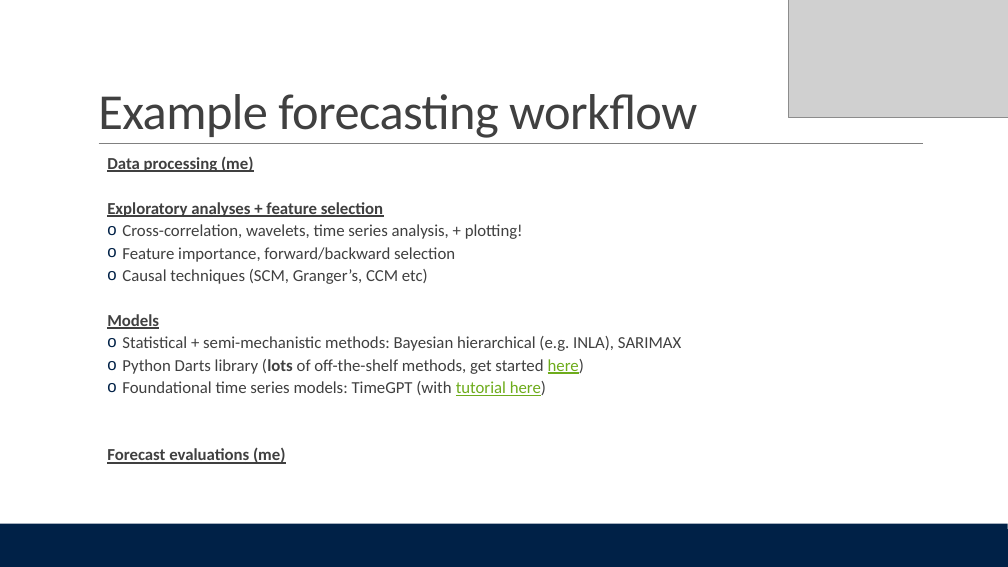
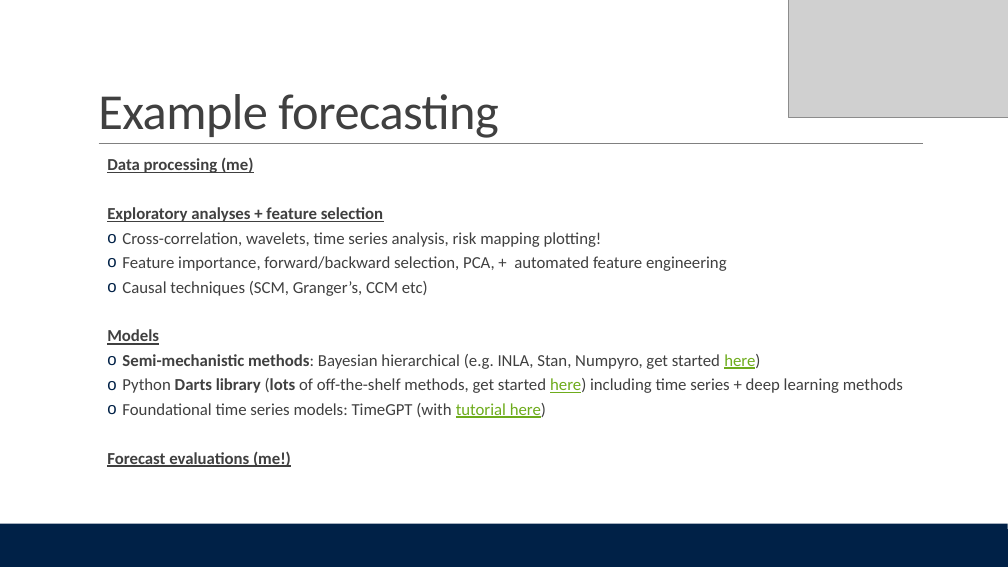
Before and after one commit to cathalmills/forecasting_hackathon, a slide deck: slide 13 of forecast_hackathon.pptx. Drawn at 1008x567 pixels with LibreOffice and Linux fonts; fonts in the diff are those of the drawing; grey boxes stand for pictures. Boxes give left, top, right and bottom in pixels: in the first picture for what was removed or moved away, otherwise in the second. Text is boxed around its words. In the diff, an @@ line names an element or a change of style, - is before the commit and + after.

```diff
--- a/forecast_hackathon.pptx
+++ b/forecast_hackathon.pptx
@@ title at (98, 94, 498, 138): text changed @@
-Example forecasting workflow
+Example forecasting
@@ text at (107, 157, 546, 418): line spacing 0.8 to 0.9 @@
@@ text at (122, 232, 727, 271): text changed @@
-  o Cross-correlation, wavelets, time series analysis, + plotting!
-  o Feature importance, forward/backward selection
+  o Cross-correlation, wavelets, time series analysis, risk mapping plotting!
+  o Feature importance, forward/backward selection, PCA, + automated feature engineering
@@ text at (122, 354, 903, 393): text changed @@
-  o Statistical + semi-mechanistic methods: Bayesian hierarchical (e.g. INLA), SARIMAX
-  o Python Darts library (lots of off-the-shelf methods, get started here)
+  o Semi-mechanistic methods: Bayesian hierarchical (e.g. INLA, Stan, Numpyro, get started here)
+  o Python Darts library (lots of off-the-shelf methods, get started here) including time series + deep learning methods
@@ text at (107, 451, 291, 467): text changed @@
-  Forecast evaluations (me)
+  Forecast evaluations (me!)
```
Also in this commit, not shown: 3 other slides changed.
